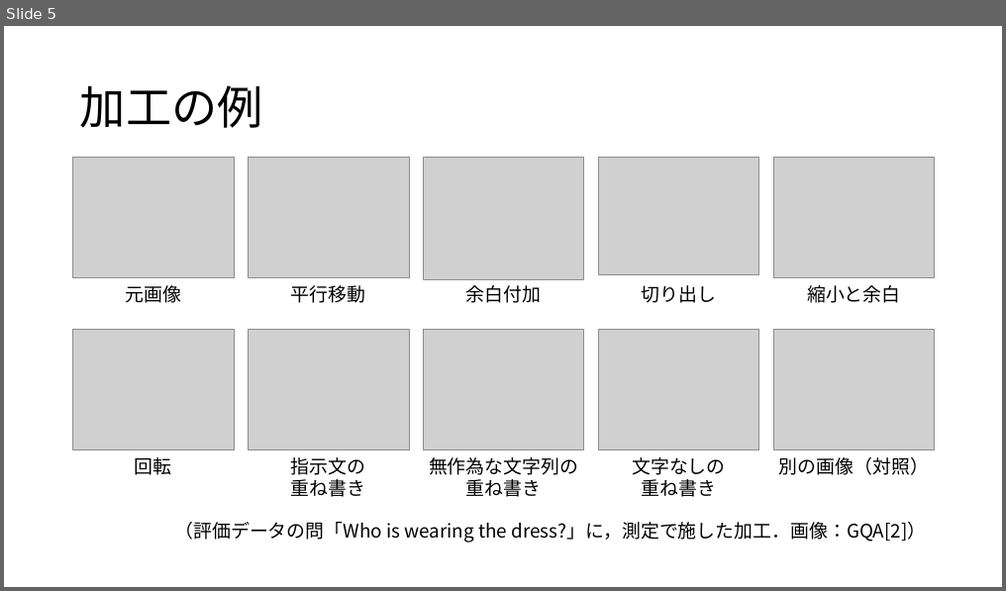
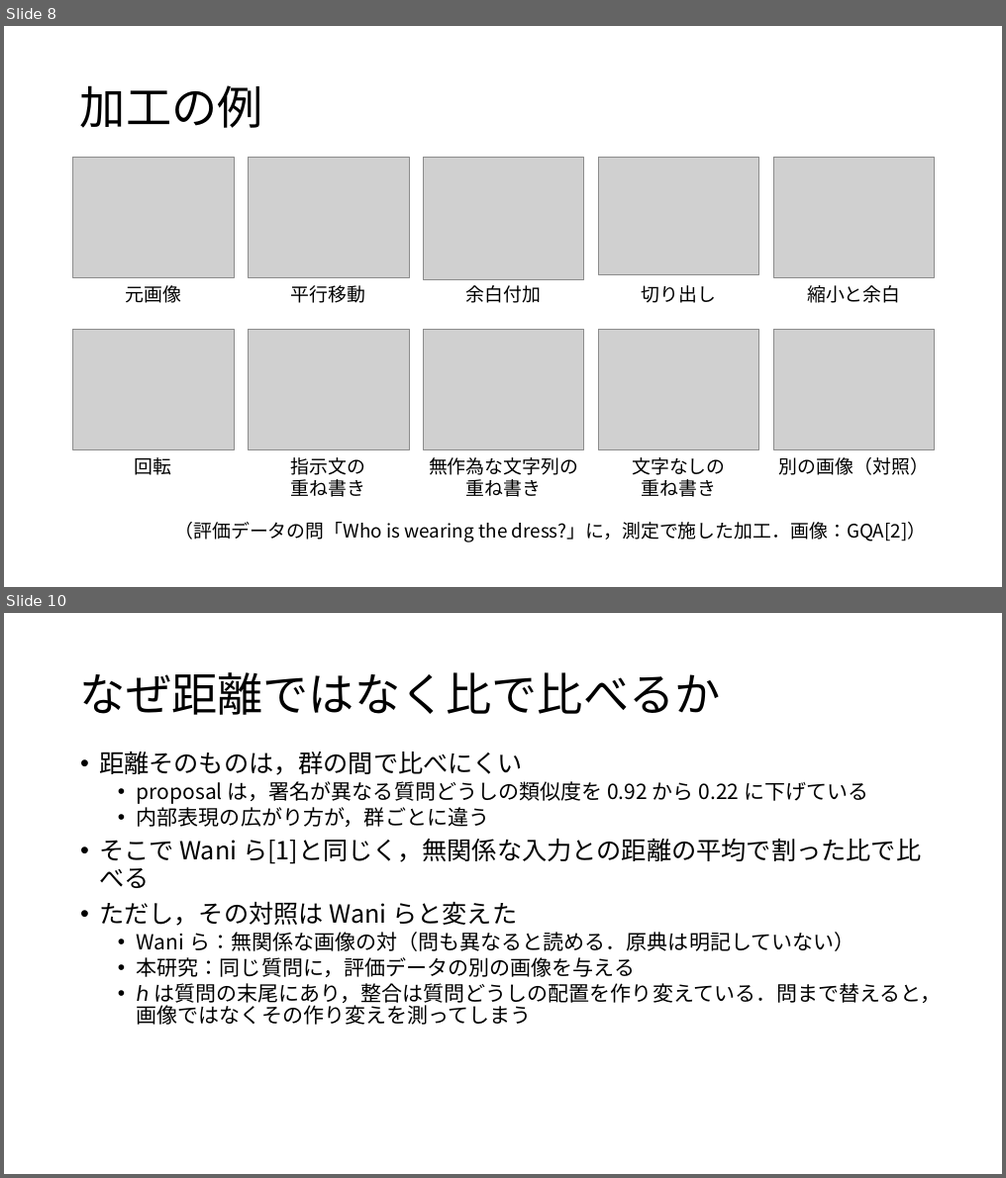
Before and after one commit to tomoking2004/cotar, a slide deck: presentations/20261030_進捗報告.pptx. Shown one above the other, each under a label of ours: slide 5 before the commit, slides 8 and 10 after it; the slides between them are not shown. The pictures are 1006x591 and 1006x1178 pixels, drawn with LibreOffice and Linux fonts; fonts in the diff are those of the drawing; grey boxes stand for pictures. Boxes give left, top, right and bottom in pixels: in the first picture for what was removed or moved away, otherwise in the second. Text is boxed around its words. In the diff, an @@ line names an element or a change of style, - is before the commit and + after.

```diff
--- a/presentations/20261030_進捗報告.pptx
+++ b/presentations/20261030_進捗報告.pptx
@@ slide 10 added at (4,613,1002,1174), background #FFFFFF @@
@@ title added at (80,672,721,715), 44 pt, text #000000 @@
+なぜ距離ではなく比で比べるか
@@ text added at (99,751,942,1025), 20 pt, text #000000 @@
+• 距離そのものは，群の間で比べにくい
+  • proposal は，署名が異なる質問どうしの類似度を 0.92 から 0.22 に下げている
+  • 内部表現の広がり方が，群ごとに違う
+• そこで Wani ら[1]と同じく，無関係な入力との距離の平均で割った比で比べる
+• ただし，その対照は Wani らと変えた
+  • Wani ら：無関係な画像の対（問も異なると読める．原典は明記していない）
+  • 本研究：同じ質問に，評価データの別の画像を与える
+  • ℎ は質問の末尾にあり，整合は質問どうしの配置を作り変えている．問まで替えると，画像ではなくその作り変えを測ってしまう
@@ what was slide 5 is now slide 8 @@
```
Also in this commit, not shown: 12 slides changed, 5 other slides added, 2 other files.
